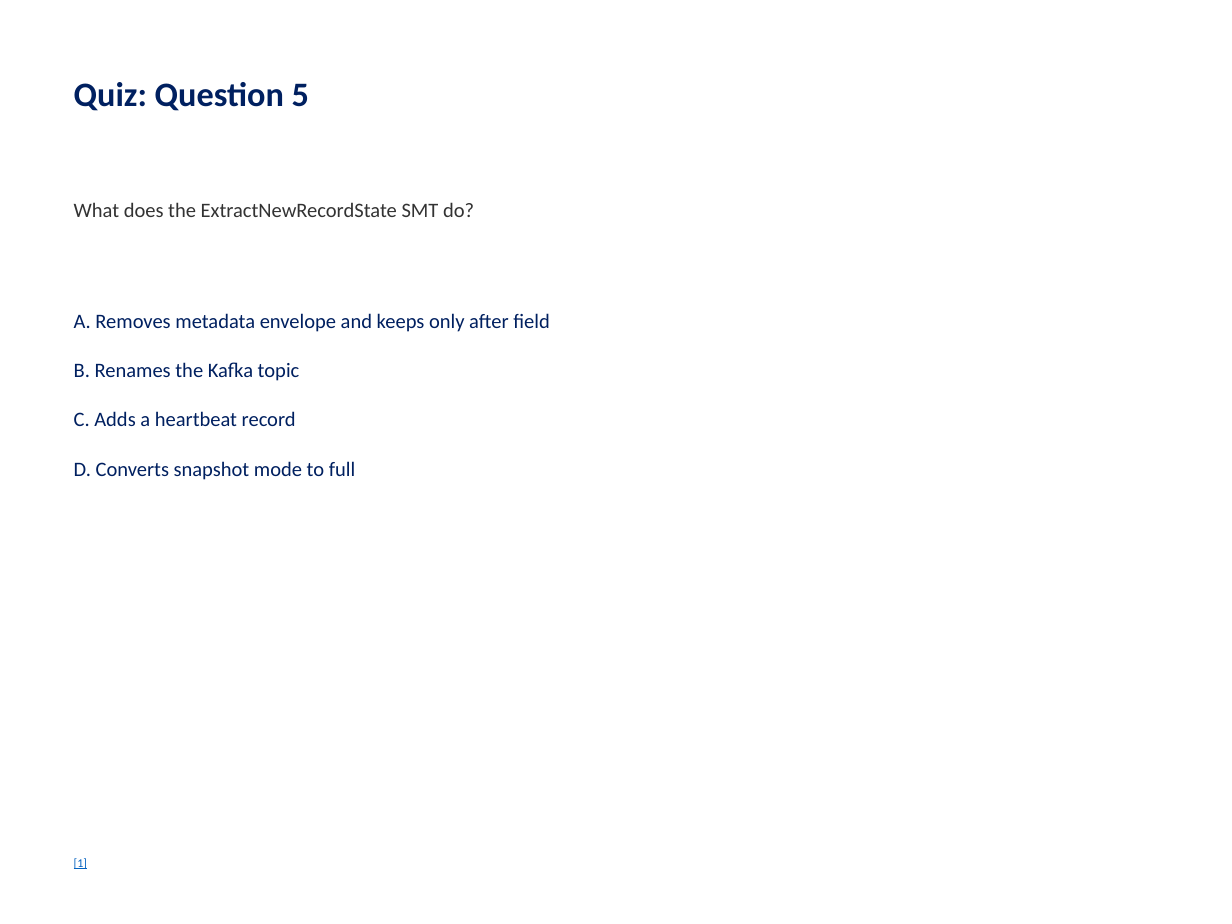
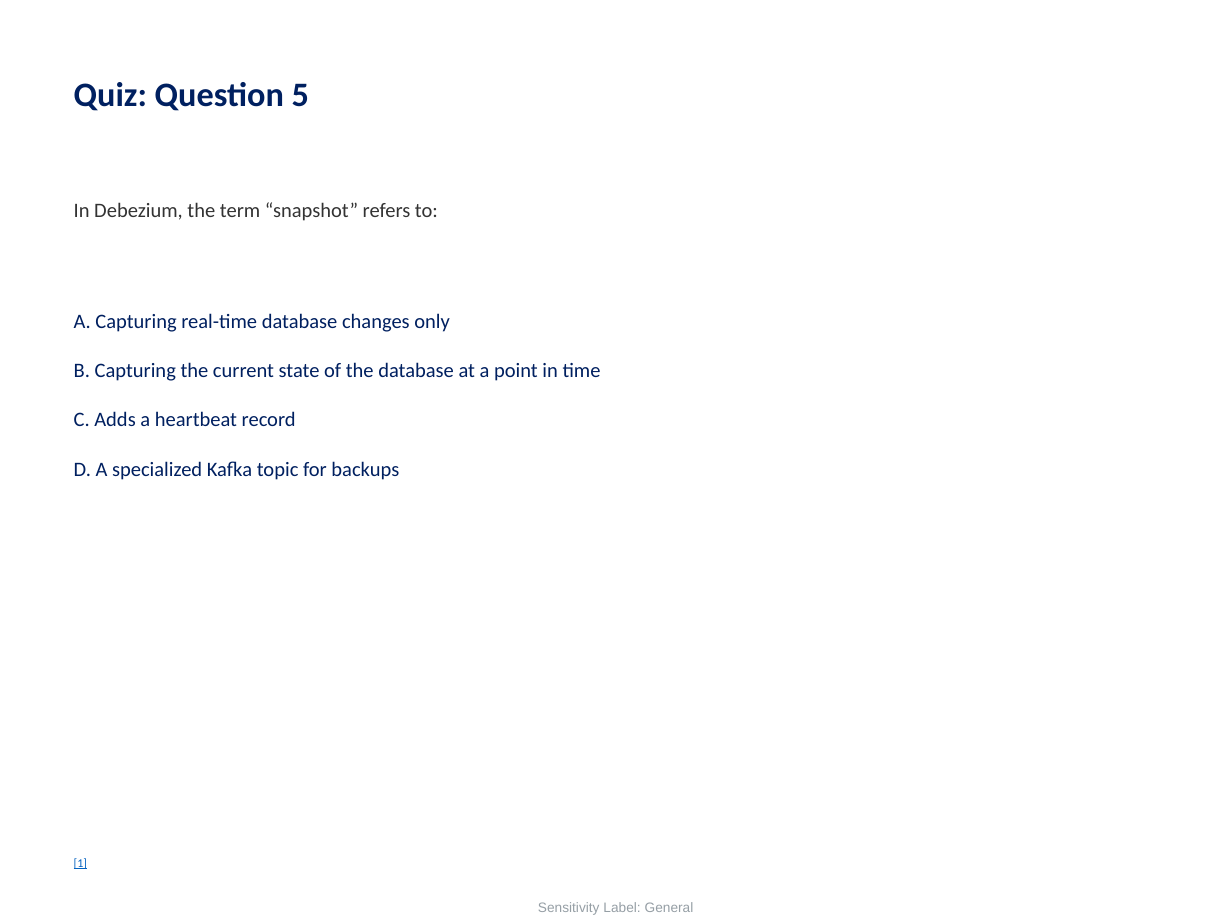
Before and after one commit to Icynima/Medallion-pipeline, a slide deck: slide 61 of Week_01/Day_04/Slides/Day_04_Slides.pptx (slide 37 before the commit). Drawn at 1232x924 pixels with LibreOffice and Linux fonts; fonts in the diff are those of the drawing. Boxes give left, top, right and bottom in pixels: in the first picture for what was removed or moved away, otherwise in the second. Text is boxed around its words. In the diff, an @@ line names an element or a change of style, - is before the commit and + after.

Commit message:
Update Kafka configuration and add CDC monitoring tools
- Changed Kafka bootstrap server port from 19092 to 9092 in cdc_inspector.py and docker-compose.yml.
- Updated docker-compose.yml to include health checks for Kafka, Zookeeper, Postgres, and Connect services.
- Added new Python scripts for comparing CDC event formats (cdc_compare_formats.py) and monitoring CDC pipelines (cdc_monitor.py).
- Introduced PostgreSQL snapshot connector configuration (postgres-snapshot-connector.json) for initial data loading.
- Implemented schema evolution demonstration (schema_evolution_demo.py) to showcase Debezium's handling of schema changes.
- Updated requirements.txt to include psycopg2-binary and requests libraries.
- Modified Day 04 slides (Day_04_Slides.pptx) to reflect recent changes.

```diff
--- a/Week_01/Day_04/Slides/Day_04_Slides.pptx
+++ b/Week_01/Day_04/Slides/Day_04_Slides.pptx
@@ text at <box>74,202,438,221</box>: text changed @@
-What does the ExtractNewRecordState SMT do?
+In Debezium, the term “snapshot” refers to:
@@ text at <box>74,313,450,332</box>: text changed @@
-A. Removes metadata envelope and keeps only after field
+A. Capturing real-time database changes only
@@ text at <box>74,362,601,381</box>: text changed @@
-B. Renames the Kafka topic
+B. Capturing the current state of the database at a point in time
@@ text at <box>74,461,399,480</box>: text changed @@
-D. Converts snapshot mode to full
+D. A specialized Kafka topic for backups
@@ text added at <box>538,902,694,915</box>, 8 pt, text #2E404D at 50% opacity @@
+Sensitivity Label: General
```
Also in this commit, not shown: 35 other slides changed, 27 slides added, 3 slides removed, 8 other files.
